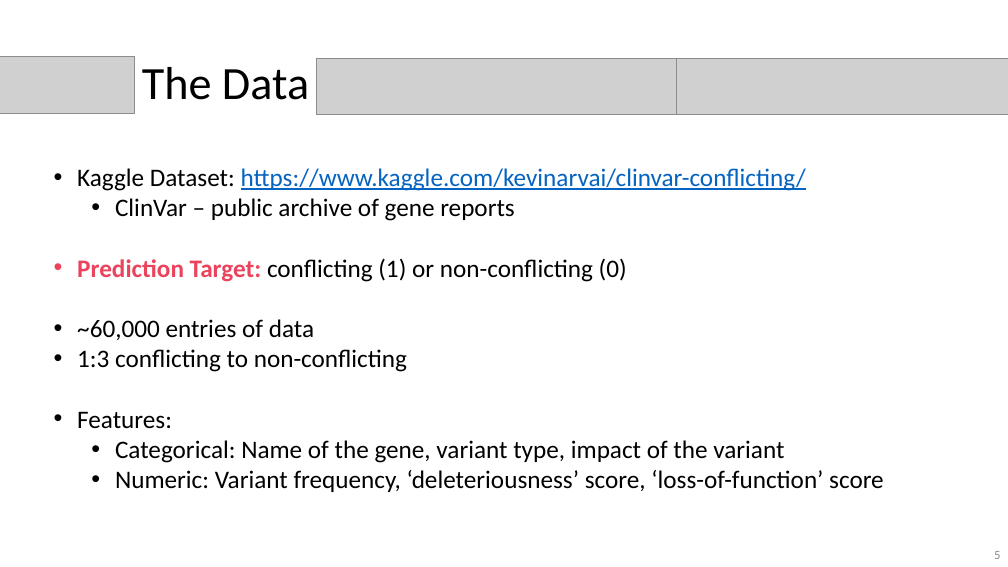
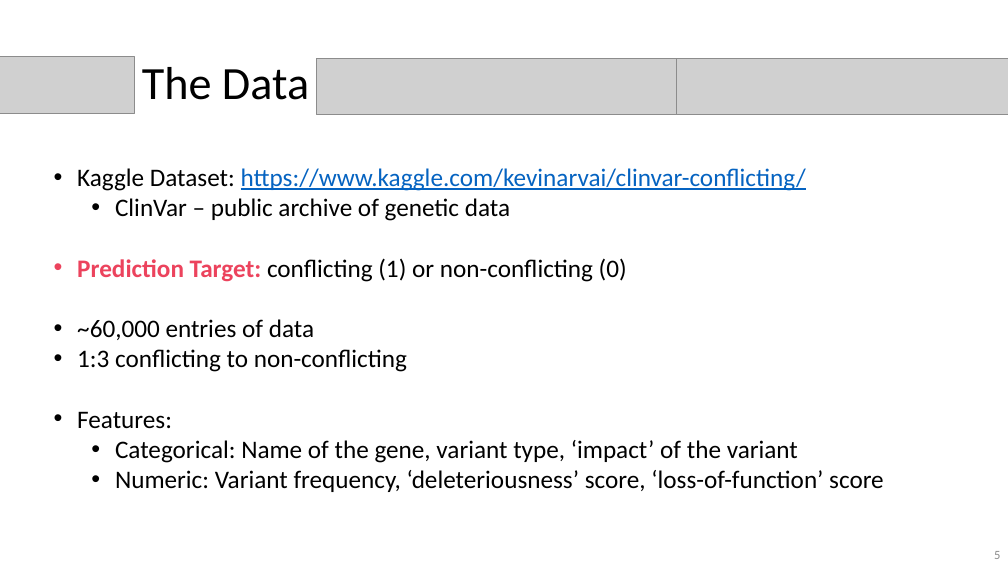
Before and after one commit to nkinnaird/GeneticVariantClassification, a slide deck: slide 5 of Presentation/GeneticVariantClassificationPres.pptx. Drawn at 1008x567 pixels with LibreOffice and Linux fonts; fonts in the diff are those of the drawing; grey boxes stand for pictures. Boxes give left, top, right and bottom in pixels: in the first picture for what was removed or moved away, otherwise in the second. Text is boxed around its words. In the diff, an @@ line names an element or a change of style, - is before the commit and + after.

```diff
--- a/Presentation/GeneticVariantClassificationPres.pptx
+++ b/Presentation/GeneticVariantClassificationPres.pptx
@@ text at (115,198,510,221): text changed @@
-  • ClinVar – public archive of gene reports
+  • ClinVar – public archive of genetic data
@@ text at (115,440,798,463): text changed @@
-  • Categorical: Name of the gene, variant type, impact of the variant
+  • Categorical: Name of the gene, variant type, ‘impact’ of the variant
```
Also in this commit, not shown: 8 other slides changed, 7 slides added, 6 slides removed, 1 other file.
